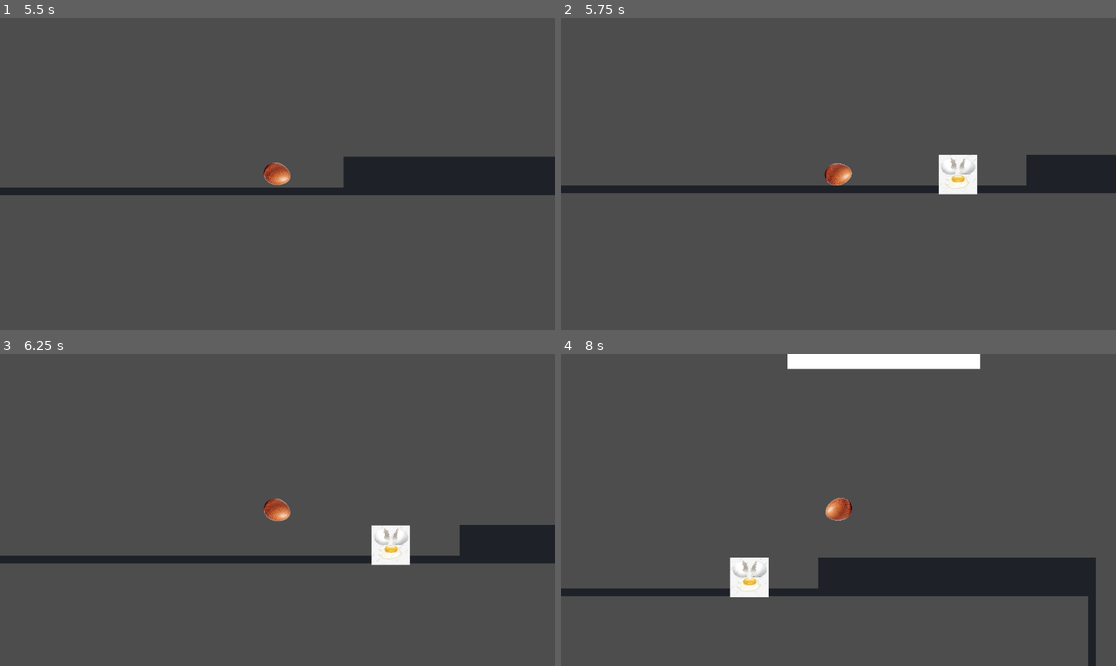
Above: before the commit, frames 1-4 (two rows, left to right).
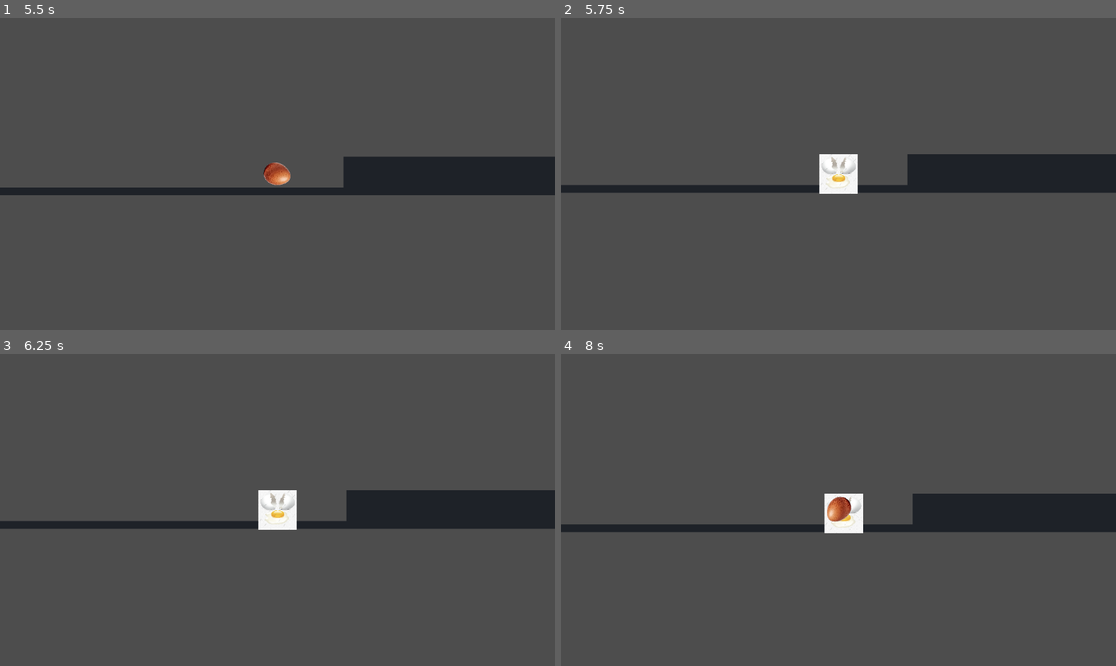
Above: after the commit, the same moments.

Repository: dantoso/LameEggGame
Game: Godot game, scene res://Scenes/StartScreen.tscn
The game is run twice, just before and just after one commit, with the same random seed, the same clock (stepped at 60 frames per second) and the same inputs.
Inputs:
- Up to frame 1 (5.5 s): tap Enter at 0.5 s; hold D (right) 0.53-1.28 s; tap Space (jump) at 0.77, 1.52, 3.02, 3.77, 4.52 s; hold A (left) 1.28-2.03 s; hold D (right) 2.03-3.53 s; hold A (left) from 3.53 s (still down)
- Up to frame 2 (5.75 s): keep holding A (left)
- Up to frame 3 (6.25 s): release A (left) at 5.78 s; hold D (right) from 5.78 s (still down); tap Space (jump) at 6.02 s
- Up to frame 4 (8 s): keep holding D (right); tap Space (jump) at 6.77, 7.52 s

Frame 1 is identical in both runs. In frame 2, 3.4% of the frame differs, in the area x 0-100%, y 43-57%; in frame 3, 11%; in frame 4, 17%, in the area x 0-100%, y 0-100%.

Commit message:
feat: death time

Diff:
--- a/Scenes/Sandbox.tscn
+++ b/Scenes/Sandbox.tscn
@@ -1,7 +1,7 @@
 [gd_scene load_steps=7 format=3 uid="uid://cgkukaii7itko"]
 
 [ext_resource type="Texture2D" uid="uid://bcilnhqohr4pi" path="res://Assets/congrats.png" id="1_0qhhx"]
-[ext_resource type="Script" path="res://Scenes/Sandbox.gd" id="1_3kuqb"]
+[ext_resource type="Script" path="res://Scripts/Sandbox.gd" id="1_3kuqb"]
 [ext_resource type="PackedScene" uid="uid://tax4rkv3lfiv" path="res://Scenes/Egg.tscn" id="1_i15u2"]
 [ext_resource type="Texture2D" uid="uid://bkyi5bbvfofq8" path="res://Assets/Captura de Tela 2024-07-20 às 20.47.18.png" id="2_s2g2w"]
 
@@ -150,3 +150,6 @@
 tile_set = SubResource("TileSet_tcjgg")
 format = 2
 layer_0/tile_data = PackedInt32Array(65502, 0, 0, 65503, 0, 0, 65504, 0, 0, 65505, 0, 0, 65506, 0, 0, 65507, 0, 0, 6550 …(13950 unchanged characters)…
+
+[node name="DeathTimer" type="Timer" parent="."]
+one_shot = true
--- a/Scenes/StartScreen.tscn
+++ b/Scenes/StartScreen.tscn
@@ -1,6 +1,6 @@
 [gd_scene load_steps=7 format=3 uid="uid://hh5p2lk7txse"]
 
-[ext_resource type="Script" path="res://StartScreen.gd" id="1_ad246"]
+[ext_resource type="Script" path="res://Scripts/StartScreen.gd" id="1_ad246"]
 [ext_resource type="Texture2D" uid="uid://gladwdi8upvd" path="res://Assets/eggg.png" id="2_auvgp"]
 [ext_resource type="Texture2D" uid="uid://do627go15gtvv" path="res://Assets/lame.png" id="3_1nry2"]
 [ext_resource type="Texture2D" uid="uid://dsne4p04e2iw" path="res://Assets/super.png" id="4_nixg0"]
--- a/Scenes/Sandbox.gd
+++ b/Scripts/Sandbox.gd
@@ -2,18 +2,23 @@
 class_name Sandbox
 
 @onready var egg: = $Egg
+@onready var timer: Timer = $DeathTimer
 var waitingRetry: = false
 var start: = Vector2.ZERO
 
 func _ready() -> void:
 	start = egg.global_position
+	timer.timeout.connect(
+		func():
+			waitingRetry = true
+	)
 
 
 func didDie() -> void:
 	egg.can_sleep = true
 	egg.sleeping = true
 	remove_child(egg)
-	waitingRetry = true
+	timer.start()
 
 
 func _process(delta: float) -> void:
Renamed: StartScreen.gd -> Scripts/StartScreen.gd
